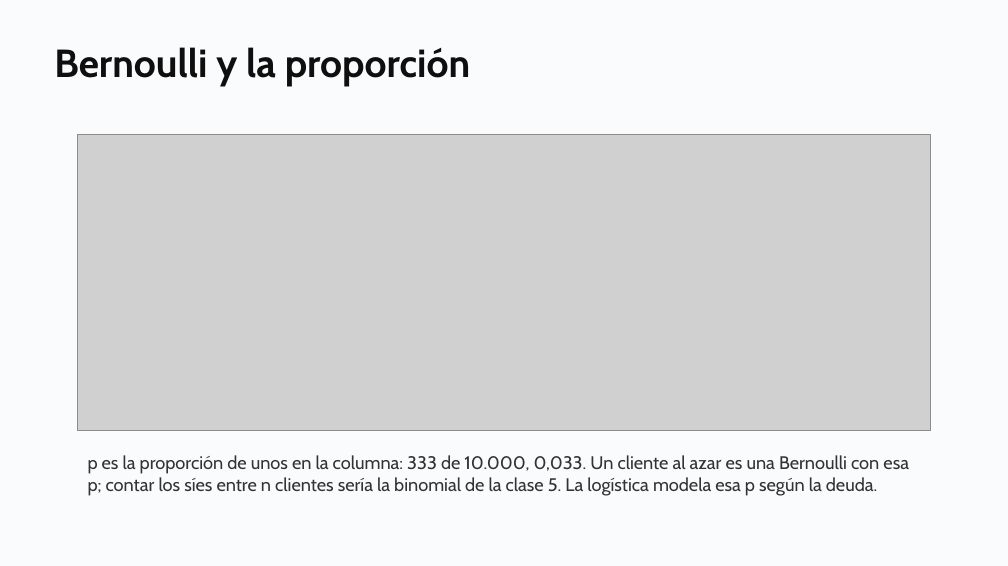
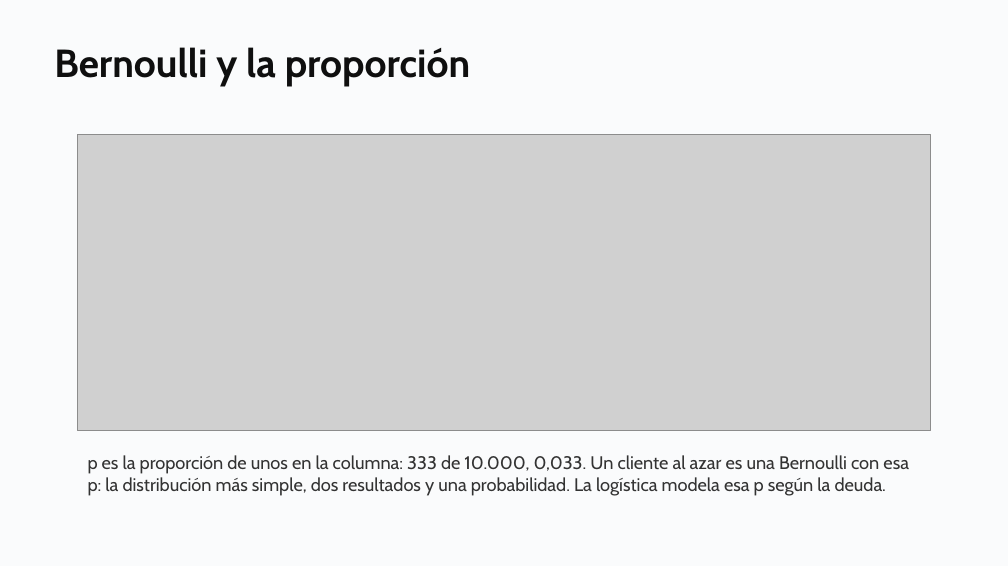
Before and after one commit to daniopitz/diplomado-cdd, a slide deck: slide 8 of presentaciones/clase06_regresion_logistica.pptx. Drawn at 1008x566 pixels with LibreOffice and Linux fonts; fonts in the diff are those of the drawing; grey boxes stand for pictures. Boxes give left, top, right and bottom in pixels: in the first picture for what was removed or moved away, otherwise in the second. Text is boxed around its words. In the diff, an @@ line names an element or a change of style, - is before the commit and + after.

```diff
--- a/presentaciones/clase06_regresion_logistica.pptx
+++ b/presentaciones/clase06_regresion_logistica.pptx
@@ text at (88, 455, 909, 495): text changed @@
-p es la proporción de unos en la columna: 333 de 10.000, 0,033. Un cliente al azar es una Bernoulli con esa p; contar los síes entre n clientes sería la binomial de la clase 5. La logística modela esa p según la deuda.
+p es la proporción de unos en la columna: 333 de 10.000, 0,033. Un cliente al azar es una Bernoulli con esa p: la distribución más simple, dos resultados y una probabilidad. La logística modela esa p según la deuda.
```
Also in this commit, not shown: 5 other files.
